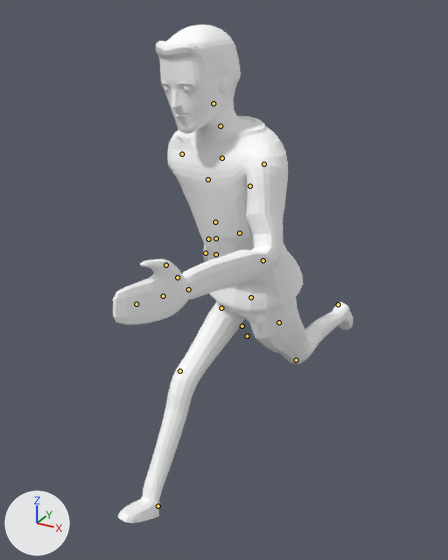
An edit to the glTF model frontend/assets/models3d/packs/quaternius-fbx/smooth_male_long_sleeve.glb, drawn before and after from the same camera.
Camera for both pictures: a camera (50 mm lens) standing at (0.909, -1.868, 1.875) and looking at (-0.091, -0.052, 0.967). The lights are fixed; the arrows at lower left show +X, +Y and +Z. The picture after the commit comes second. Both versions are drawn at frame 21 of the action 'run'; the numbers are the values there. The bones that change, and the others that lie on the model, are drawn over the model as lines.

The first picture shows 'BaseHuman'.
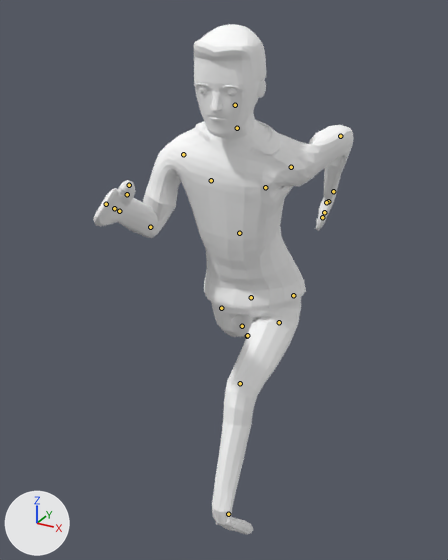
Changed parts and their boxes [x1, y1, x2, y2] in the pictures (448 x 560 px):
'BaseHuman', posed (8% wider): before [113, 25, 353, 523]; after [93, 24, 353, 535]
bone 'UpperArmL', root to tip: before (264, 164) to (264, 164); after (291, 167) to (291, 166)
bone 'LowerArmL', root to tip: before (263, 260) to (262, 261); after (340, 136) to (340, 137)
bone 'UpperArmR', root to tip: before (182, 154) to (182, 154); after (183, 154) to (183, 155)
bone 'LowerArmR', root to tip: before (222, 158) to (222, 158); after (150, 227) to (150, 227)
bone 'UpperLegL', root to tip: before (279, 322) to (279, 322); after (279, 322) to (278, 323)
bone 'UpperLegR', root to tip: before (221, 308) to (221, 309); after (221, 308) to (222, 308)
bone 'FootR', root to tip: before (158, 506) to (158, 506); after (293, 295) to (293, 295)
bone 'FootL', root to tip: before (338, 304) to (338, 305); after (228, 514) to (228, 514)

What the commit changed:
Bone 'Torso' (bone_torso) turns from (-1, -14, 7) to (0, 7, -3) degrees about its own x, y and z.
Bone 'UpperArmL' (bone_upperarml) turns from (-75, -37, 0) to (15, 100, 81) degrees about its own x, y and z.
Bone 'LowerArmL' (bone_lowerarml) turns from (-6, -25, -67) to (-2, -28, -62) degrees about its own x, y and z.
Bone 'UpperArmR' (bone_upperarmr) turns from (-59, -58, -12) to (-75, 36, -11) degrees about its own x, y and z.
Bone 'LowerArmR' (bone_lowerarmr) turns from (12, 23, 56) to (-16, 15, 99) degrees about its own x, y and z.
Bone 'UpperLegL' (bone_upperlegl) turns from (45, 0, 0) to (-65, 0, 0) degrees about its own x, y and z.
Bone 'UpperLegR' (bone_upperlegr) turns from (-60, 1, 0) to (54, 0, 0) degrees about its own x, y and z.
Bone 'FootR' (bone_footr) moves from (0.0, 1.275, 0.622) to (0.0, -1.861, 1.397).
Bone 'FootL' (bone_footl) moves from (0.0, -1.763, 1.461) to (0.0, 1.048, 0.617).
